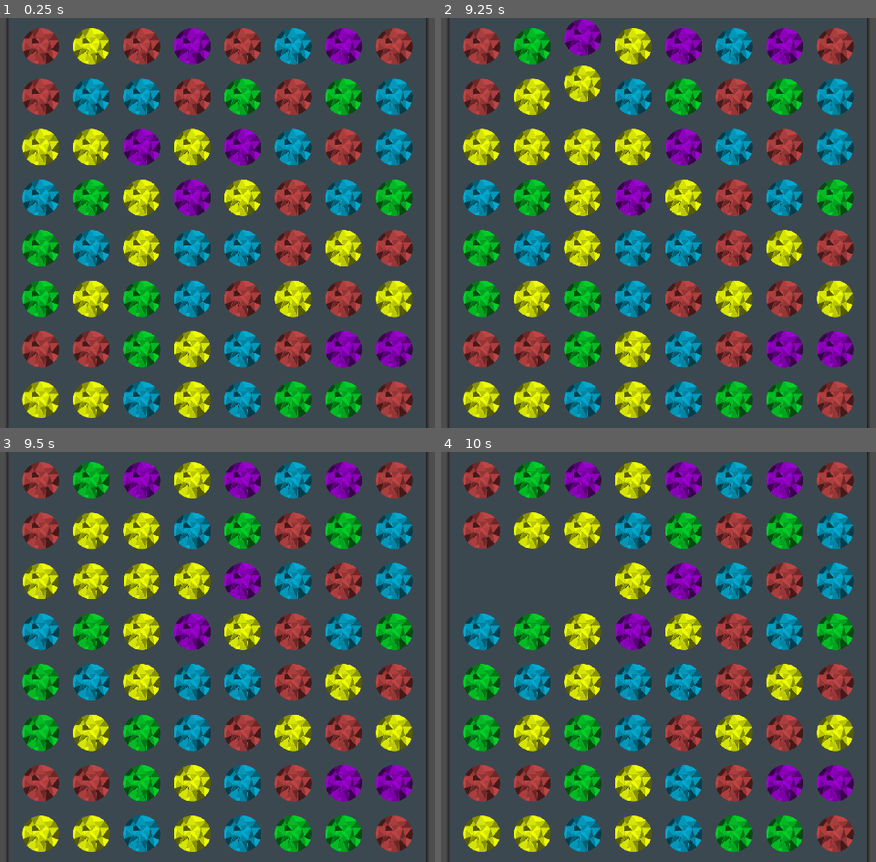
Above: before the commit, frames 1-4 (two rows, left to right).
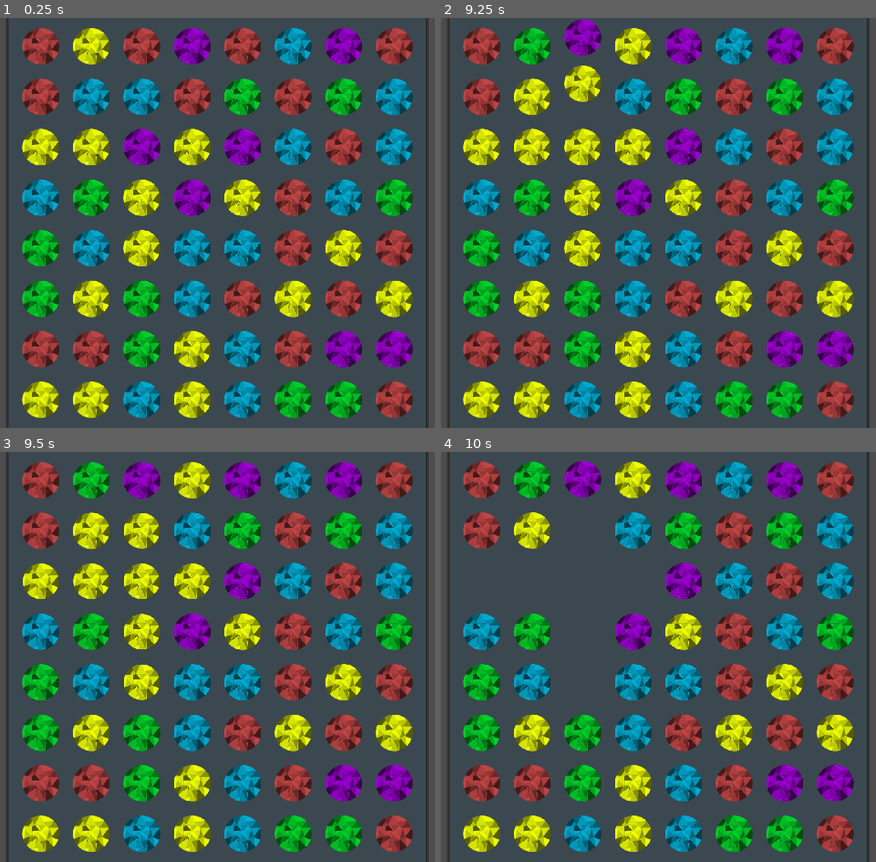
Above: after the commit, the same moments.

Repository: kuma-gee/holo-crush
Game: Godot game, scene res://src/game.tscn
The game is run twice, just before and just after one commit, with the same random seed, the same clock (stepped at 60 frames per second) and the same inputs. The engine's default icon, where the game draws it, is replaced by a stand-in: a white triangle on a blue panel in a dark square.
Inputs (mouse positions are in pixels of both pictures, inside the frame that each line leads up to):
- Up to frame 1 (0.25 s): no input
- Up to frame 2 (9.25 s): tap Enter at 0.5 s; drag from (480, 46) to (732, 132) at 0.52 s; drag from (532, 46) to (623, 305) at 1.27 s; move the mouse to (584, 46) at 2.02 s; tap Alt at 2.1, 5.1, 8.1 s; click (584, 46) at 2.17 s; tap Space at 2.75 s; drag from (632, 46) to (outside the picture) at 2.77 s; drag from (684, 46) to (693, 223) at 3.52 s; drag from (732, 46) to (549, 120) at 4.27 s; move the mouse to (784, 46) at 5.02 s; click (784, 46) at 5.17 s; drag from (836, 46) to (510, 243) at 5.77 s; drag from (480, 95) to (732, 132) at 6.52 s; drag from (532, 95) to (623, 305) at 7.27 s; move the mouse to (584, 95) at 8.02 s; click (584, 95) at 8.17 s; drag from (632, 95) to (outside the picture) at 8.77 s
- Up to frame 3 (9.5 s): no input
- Up to frame 4 (10 s): move the mouse to (outside the picture) at 9.52 s; press the mouse at (outside the picture) at 9.53 s

Frames 1-2 are identical in both runs. In frame 3, 0.3% of the frame differs, in the area x 28-49%, y 14-61%; in frame 4, 2.6%, in the area x 28-49%, y 2-61%.

Commit message:
emit special matches

Diff:
--- a/godot/src/game.tscn
+++ b/godot/src/game.tscn
@@ -54,7 +54,6 @@
 script = ExtResource("3_3oo0b")
 width = 8
 height = 10
-debug = true
 
 [connection signal="processing" from="CenterContainer/MarginContainer/MarginContainer/Grid" to="." method="_on_grid_processing"]
 [connection signal="processing_finished" from="CenterContainer/MarginContainer/MarginContainer/Grid" to="." method="_on_grid_processing_finished"]
--- a/godot/src/grid/data.gd
+++ b/godot/src/grid/data.gd
@@ -1,5 +1,12 @@
 class_name Data
 extends Node
+
+enum Special {
+	ROW,
+	COL,
+	BOMB,
+	ULT,
+}
 
 signal invalid_swap(pos, dir)
 signal swapped(pos, dest)
@@ -8,6 +15,7 @@
 signal filled(pos, value)
 signal created()
 signal matched(pos)
+signal special_matched(pos, value, type)
 
 signal update()
 
@@ -57,21 +65,27 @@
 
 func get_matches(x: int, y: int):
 	var piece = get_value(x, y)
+
+	var check = func(pos: Array):
+		var row = _create_match_array(pos)
+		var filtered = _filter_match_array(row, piece)
+		if filtered.size() >= min_match:
+			return filtered.map(func(a): return a["pos"])
+		return null
+
 	if piece != null:
 		if x > 1:
-			var row = _create_match_array([Vector2i(x, y), Vector2i(x-1, y), Vector2i(x-2, y)])
-			var filtered = _filter_match_array(row, piece)
-			if filtered.size() >= min_match:
-				return filtered
+			var row_match = check.call([Vector2i(x, y), Vector2i(x-1, y), Vector2i(x-2, y)])
+			if row_match:
+				return row_match
 		if y > 1:
-			var col = _create_match_array([Vector2i(x, y), Vector2i(x, y-1), Vector2i(x, y-2)])
-			var filtered = _filter_match_array(col, piece)
-			if filtered.size() >= min_match:
-				return filtered
+			var col_match = check.call([Vector2i(x, y), Vector2i(x, y-1), Vector2i(x, y-2)])
+			if col_match:
+				return col_match
 
 	return []
 
-func _create_match_array(pos: Array[Vector2i]):
+func _create_match_array(pos: Array):
 	var arr = []
 	for p in pos:
 		arr.append({"value": get_value(p.x, p.y), "pos": p})
@@ -80,7 +94,7 @@
 func _filter_match_array(arr: Array, value: int):
 	var filtered = arr.filter(func(a): return a["value"] == value)
 	if filtered.size() > 0:
-		return filtered.map(func(a): return a["pos"])
+		return filtered
 	return []
 
 func get_value(x: int, y: int):
@@ -113,27 +127,84 @@
 	_swap_value(pos, dest)
 	swapped.emit(pos, dest)
 	_print('Swap')
-	if not check_matches():
+	if not check_matches(dest):
 		_swap_value(dest, pos)
 		swapped.emit(dest, pos)
 
-func check_matches():
-	var has_matched = false
+func check_matches(dest: Vector2i = Vector2i(-1, -1)):
+	var all_matched = []
 	for y in height:
 		for x in width:
 			var matches = get_matches(x, y)
 			if matches.size() > 0:
 				for m in matches:
-					_set_value(m.x, m.y, null)
-				matched.emit(matches)
-				has_matched = true
-
+					if not m in all_matched:
+						all_matched.append(m)
+
+	var has_matched = all_matched.size() > 0
 	if has_matched:
+		var special_matches = []
+		for i in all_matched:
+			if i in special_matches:
+				continue
+
+			var value = get_value(i.x, i.y)
+			var col_matched = []
+			var row_matched = []
+
+			for j in all_matched:
+				var other_value = get_value(j.x, j.y)
+				if value == other_value:
+					if j.x == i.x:
+						col_matched.append(j)
+					if j.y == i.y:
+						row_matched.append(j)
+
+			var row = row_matched.size()
+			var col = col_matched.size()
+			if row >= 5 or col >= 5:
+				var actual_match = []
+				if row >= 5:
+					_append_unique(actual_match, [row_matched])
+				if col >= 5:
+					_append_unique(actual_match, [col_matched])
+
+				special_matches.append_array(actual_match)
+				_emit_special(actual_match, dest, Special.ULT)
+			if row >= 3 and col >= 3:
+				var actual_match = []
+				_append_unique(actual_match, [col_matched, row_matched])
+				special_matches.append_array(actual_match)
+				_emit_special(actual_match, dest, Special.BOMB)
+			if col == 4:
+				special_matches.append_array(col_matched)
+				_emit_special(col_matched, dest, Special.COL)
+			if row == 4:
+				special_matches.append_array(row_matched)
+				_emit_special(row_matched, dest, Special.ROW)
+
+		for m in all_matched:
+			_set_value(m.x, m.y, null)
+		matched.emit(all_matched)
 		update.emit()
+
 		_print('Match')
 		collapse_columns()
 
 	return has_matched
+
+func _append_unique(arr, items: Array):
+	for item in items:
+		for i in item:
+			if not i in arr:
+				arr.append(i)
+
+func _emit_special(matches: Array, dest: Vector2i, type: int):
+	print(dest in matches)
+	print(matches)
+	var pos = dest if dest in matches else matches[0]
+	var value = get_value(pos.x, pos.y)
+	special_matched.emit(pos, value, type)
 
 func collapse_columns(check = true, fill = true):
 	for x in width:
--- a/godot/tests/DataTest.gd
+++ b/godot/tests/DataTest.gd
@@ -55,86 +55,68 @@
 			[0, 1, 0, 2]
 		])
 
-func test_collapse():
-	var data = _create([
-		[1, 1, 1, 0],
-		[0, 1, 2, 0],
-		[null, null, null, 1],
-		[0, 1, 0, 2]
-	])
-
+func test_collapse(params=use_parameters([
+	[
+		[
+			[1, 1, 1, 0],
+			[0, 1, 2, 0],
+			[null, null, null, 1],
+			[0, 1, 0, 2]
+		],
+		[
+			[null, null, null, 0],
+			[1, 1, 1, 0],
+			[0, 1, 2, 1],
+			[0, 1, 0, 2]
+		]
+	],
+	[
+		[
+			[1, 1, 1, 0],
+			[0, 1, 2, 0],
+			[0, 1, null, 2],
+			[0, 1, null, 2]
+		],
+		[
+			[1, 1, null, 0],
+			[0, 1, null, 0],
+			[0, 1, 1, 2],
+			[0, 1, 2, 2]
+		]
+	]
+])):
+	var data = _create(params[0])
 	data.collapse_columns(false, false)
-
-	assert_eq_deep(data._data, [
-		[null, null, null, 0],
-		[1, 1, 1, 0],
-		[0, 1, 2, 1],
-		[0, 1, 0, 2]
-	])
-
-func test_collapse_vertical():
-	var data = _create([
-		[1, 1, 1, 0],
-		[0, 1, 2, 0],
-		[0, 1, null, 2],
-		[0, 1, null, 2]
-	])
-
-	data.collapse_columns(false, false)
-
-	assert_eq_deep(data._data, [
-		[1, 1, null, 0],
-		[0, 1, null, 0],
-		[0, 1, 1, 2],
-		[0, 1, 2, 2]
-	])
-
-
-func test_fill_empty_vertical():
-	var data = _create([
-		[1, 1, null, 0],
-		[0, 1, null, 0],
-		[0, 0, null, 1],
-		[0, 1, 0, 2]
-	])
-
+	assert_eq_deep(data._data, params[1])
+
+func test_fill_empty(params=use_parameters([
+	[
+		[
+			[1, 1, null, 0],
+			[0, 1, null, 0],
+			[0, 0, null, 1],
+			[0, 1, 0, 2]
+		],
+		[[Vector2i(2, 2), 2], [Vector2i(2, 1), 2], [Vector2i(2, 0), 1]],
+	],
+	[
+		[
+			[1, null, null, null],
+			[0, 1, 2, 0],
+			[0, 0, 1, 1],
+			[0, 1, 0, 2]
+		],
+		[[Vector2i(1, 0), 2], [Vector2i(2, 0), 2], [Vector2i(3, 0), 1]],
+	]
+])):
+	var data = _create(params[0])
 	watch_signals(data)
 	data.fill_empty()
 
-	assert_signal_emit_count(data, 'filled', 3)
-	assert_signal_emitted_with_parameters(data, 'filled', [Vector2i(2, 0), 1], 2)
-	assert_signal_emitted_with_parameters(data, 'filled', [Vector2i(2, 1), 2], 1)
-	assert_signal_emitted_with_parameters(data, 'filled', [Vector2i(2, 2), 2], 0)
-
-	assert_eq_deep(data._data, [
-		[1, 1, 1, 0],
-		[0, 1, 2, 0],
-		[0, 0, 2, 1],
-		[0, 1, 0, 2]
-	])
-
-func test_fill_empty_horizontal():
-	var data = _create([
-		[1, null, null, null],
-		[0, 1, 2, 0],
-		[0, 0, 1, 1],
-		[0, 1, 0, 2]
-	])
-
-	watch_signals(data)
-	data.fill_empty()
-
-	assert_signal_emit_count(data, 'filled', 3)
-	assert_signal_emitted_with_parameters(data, 'filled', [Vector2i(3, 0), 1], 2)
-	assert_signal_emitted_with_parameters(data, 'filled', [Vector2i(2, 0), 2], 1)
-	assert_signal_emitted_with_parameters(data, 'filled', [Vector2i(1, 0), 2], 0)
-
-	assert_eq_deep(data._data, [
-		[1, 2, 2, 1],
-		[0, 1, 2, 0],
-		[0, 0, 1, 1],
-		[0, 1, 0, 2]
-	])
+	var fill = params[1]
+	assert_signal_emit_count(data, 'filled', fill.size())
+	for i in fill.size():
+		assert_signal_emitted_with_parameters(data, 'filled', fill[i], i)
 
 func test_swap_not_match():
 	var data = _create([
@@ -217,3 +199,77 @@
 		[2, 2, 4, 1],
 		[1, 0, 0, 2]
 	])
+
+func test_swap_and_collapse_special_matches(params=use_parameters([
+	[
+		[
+			[0, 4, 1, 2],
+			[0, 3, 4, 3],
+			[2, 0, 3, 1],
+			[0, 2, 1, 2]
+		],
+		[Vector2(1, 2), Vector2(0, 2)],
+		[Vector2i(0, 3), Vector2i(0, 2), Vector2i(0, 1), Vector2i(0, 0)],
+		[Vector2i(0, 2), 0, Data.Special.COL]
+	],
+
+	[
+		[
+			[5, 4, 1, 2],
+			[1, 3, 4, 3],
+			[2, 0, 5, 1],
+			[0, 2, 0, 0]
+		],
+		[Vector2(1, 2), Vector2(1, 3)],
+		[Vector2i(0, 3), Vector2i(1, 3), Vector2i(2, 3), Vector2i(3, 3)],
+		[Vector2i(1, 3), 0, Data.Special.ROW]
+	],
+
+	[
+		[
+			[5, 4, 1, 2],
+			[1, 0, 4, 3],
+			[2, 0, 5, 1],
+			[0, 2, 0, 0]
+		],
+		[Vector2(0, 3), Vector2(1, 3)],
+		[Vector2i(1, 3), Vector2i(1, 2), Vector2i(1, 1), Vector2i(2, 3), Vector2i(3, 3)],
+		[Vector2i(1, 3), 0, Data.Special.BOMB]
+	],
+
+	[
+		[
+			[5, 4, 1, 2],
+			[1, 0, 4, 3],
+			[0, 2, 0, 0],
+			[5, 0, 3, 5]
+		],
+		[Vector2(0, 2), Vector2(1, 2)],
+		[Vector2i(1, 3), Vector2i(1, 2), Vector2i(1, 1), Vector2i(2, 2), Vector2i(3, 2)],
+		[Vector2i(1, 2), 0, Data.Special.BOMB]
+	],
+
+	[
+		[
+			[5, 0, 1],
+			[1, 0, 4],
+			[0, 2, 5],
+			[5, 0, 2],
+			[5, 0, 3]
+		],
+		[Vector2(0, 2), Vector2(1, 2)],
+		[Vector2i(1, 0), Vector2i(1, 1), Vector2i(1, 2), Vector2i(1, 3), Vector2i(1, 4)],
+		[Vector2i(1, 2), 0, Data.Special.ULT]
+	],
+])):
+	var data = _create(params[0])
+	watch_signals(data)
+
+	var move = params[1]
+	data.swap(move[0], move[1])
+
+	assert_signal_emit_count(data, 'matched', 1)
+	assert_contains_exact(get_signal_parameters(data, 'matched')[0], params[2])
+
+	assert_signal_emit_count(data, 'special_matched', 1)
+	assert_signal_emitted_with_parameters(data, 'special_matched', params[3])
